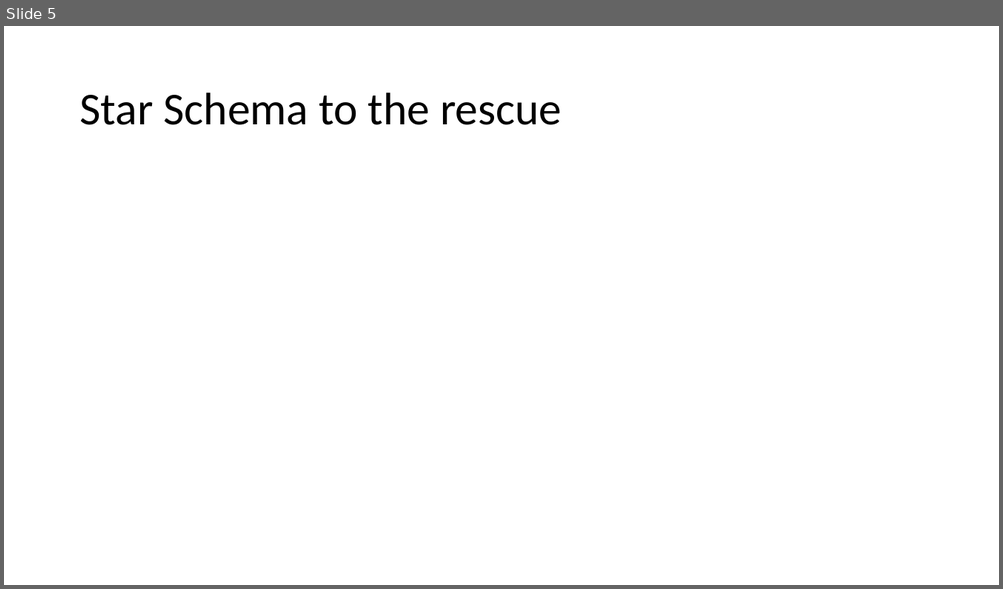
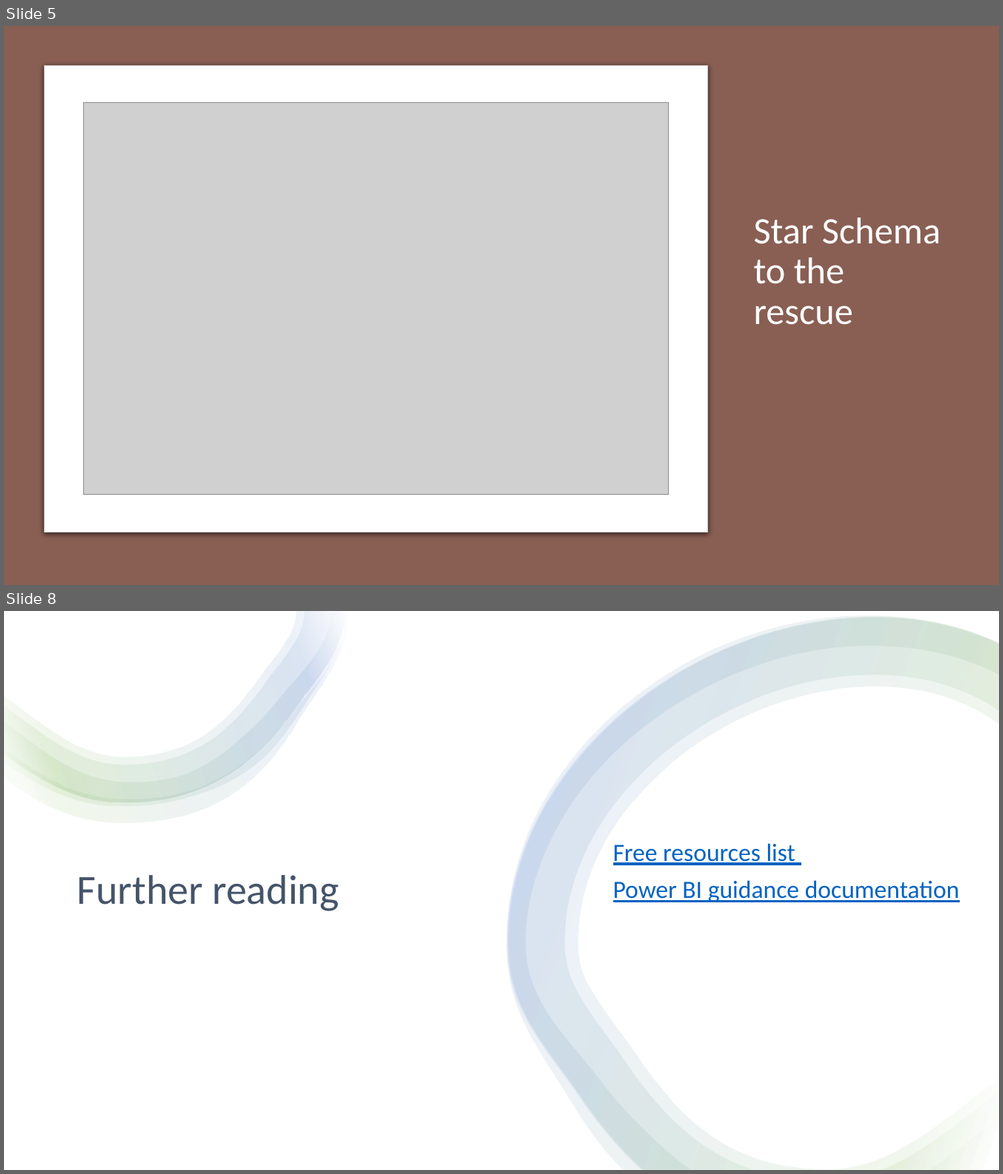
Before and after one commit to djouallah/projectcontrolpresentation, a slide deck: PowerBI as an integration tool in Project Controls.pptx. Shown one above the other, each under a label of ours: slide 5 before the commit, slides 5 and 8 after it; the slides between them are not shown. The pictures are 1003x589 and 1003x1174 pixels, drawn with LibreOffice and Linux fonts; fonts in the diff are those of the drawing; grey boxes stand for pictures. Boxes give left, top, right and bottom in pixels: in the first picture for what was removed or moved away, otherwise in the second. Text is boxed around its words. In the diff, an @@ line names an element or a change of style, - is before the commit and + after.

```diff
--- a/PowerBI as an integration tool in Project Controls.pptx
+++ b/PowerBI as an integration tool in Project Controls.pptx
@@ slide 8 added at box(4, 611, 999, 1170), background #FFFFFF @@
@@ rectangle added at box(4, 611, 999, 1170), fill #FFFFFF @@
@@ group added at box(4, 611, 347, 823): 4 freeform shapes @@
@@ freeform shape added at box(507, 616, 999, 1170), fill gradient #FFFFFF to #70AD47 to #4472C4 @@
@@ freeform shape added at box(507, 618, 999, 1170), fill gradient #FFFFFF to #70AD47 to #4472C4 @@
@@ freeform shape added at box(509, 618, 999, 1170), fill gradient #FFFFFF to #70AD47 to #4472C4 @@
@@ text added at box(613, 843, 959, 903), 24 pt, text #0563C1, underline @@
+Free resources list
+Power BI guidance documentation
@@ title added at box(77, 875, 338, 911), 40 pt, text #44546A @@
+Further reading
@@ slide 5 changed as well @@
@@ background #FFFFFF to #E7E6E6 @@
@@ rectangle added at box(4, 26, 999, 585), fill #895F54 @@
@@ rounded rectangle added at box(44, 65, 708, 533), fill #FFFFFF, outline #C8CACA 0.75 pt @@
@@ title "Star Schema to the rescue": place and size @@
-title "Star Schema to the rescue" at box(79, 93, 561, 125)
+title "Star Schema to the rescue" at box(754, 218, 940, 325)
@@ title "Star Schema to the rescue" at box(754, 218, 940, 325): size 44 to 36 pt, text colour #000000 to #FFFFFF @@
@@ picture added at box(84, 103, 668, 495) @@
```
Also in this commit, not shown: 4 other slides changed, 3 other slides added.
